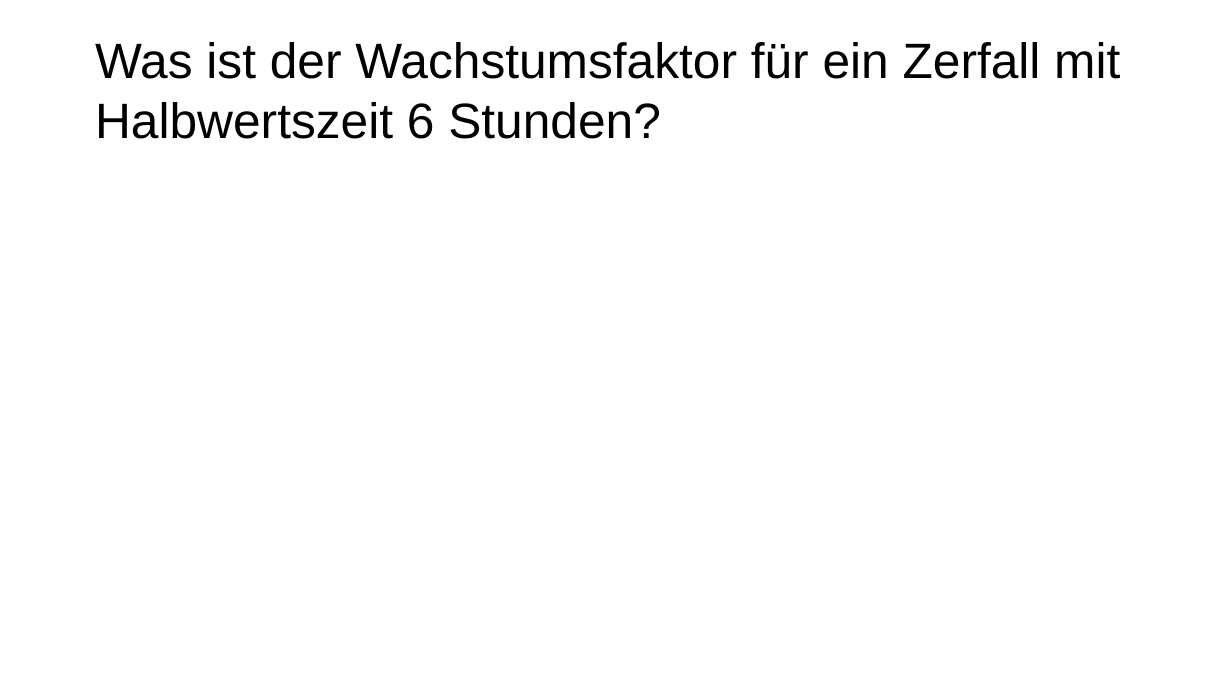
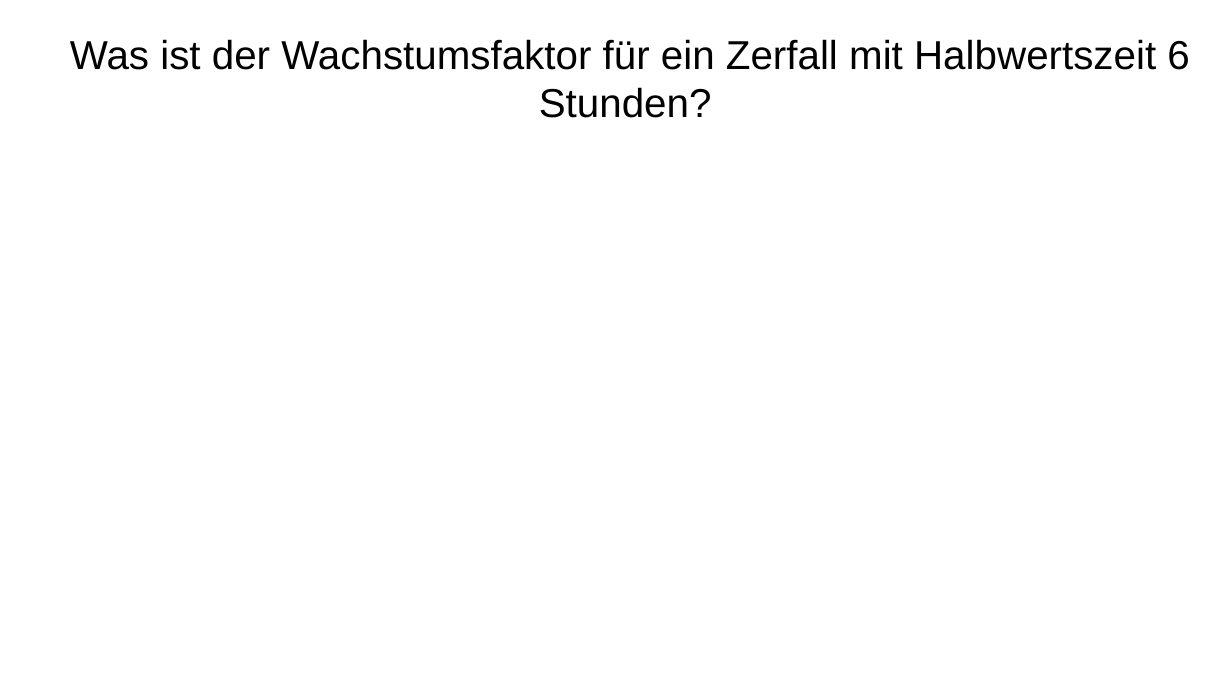
Before and after one commit to bearums/teaching, a slide deck: slide 9 of B5/Mathe/2024/D12/Wachstum_und_Prognose/04/04_WP.odp (slide 8 before the commit). Drawn at 1232x693 pixels with LibreOffice and Linux fonts; fonts in the diff are those of the drawing. Boxes give left, top, right and bottom in pixels: in the first picture for what was removed or moved away, otherwise in the second. Text is boxed around its words. In the diff, an @@ line names an element or a change of style, - is before the commit and + after.

```diff
--- a/B5/Mathe/2024/D12/Wachstum_und_Prognose/04/04_WP.odp
+++ b/B5/Mathe/2024/D12/Wachstum_und_Prognose/04/04_WP.odp
@@ text "Was ist der Wachstumsfaktor für ...": place and size @@
-text "Was ist der Wachstumsfaktor für ..." at box(95, 42, 1120, 139)
+text "Was ist der Wachstumsfaktor für ..." at box(70, 39, 1189, 118)
@@ text "Was ist der Wachstumsfaktor für ..." at box(70, 39, 1189, 118): size 32 to 26 pt; alignment left to centre @@
```
Also in this commit, not shown: 1 other slide changed, 2 slides added, 2 other files.
